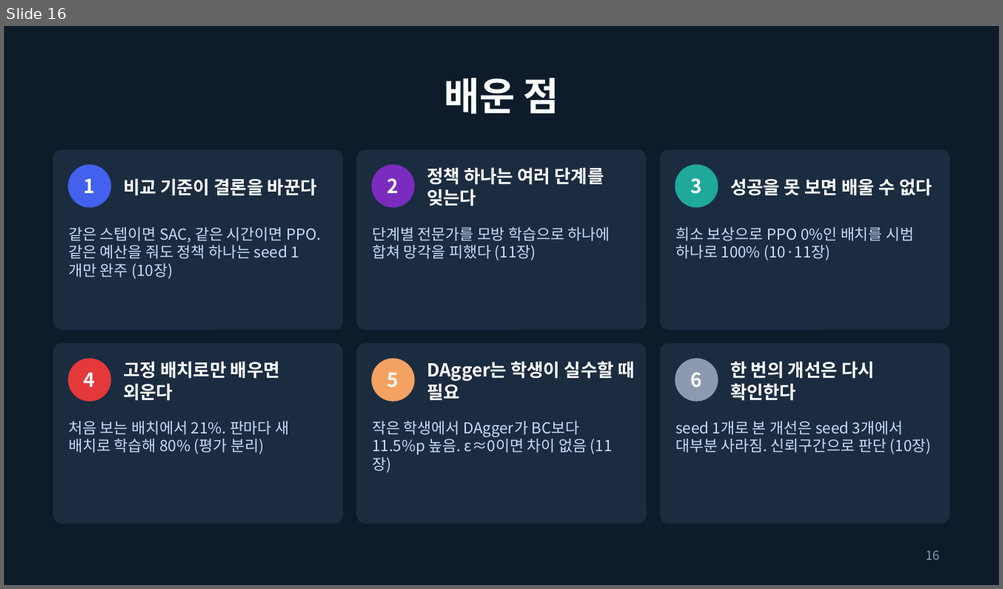
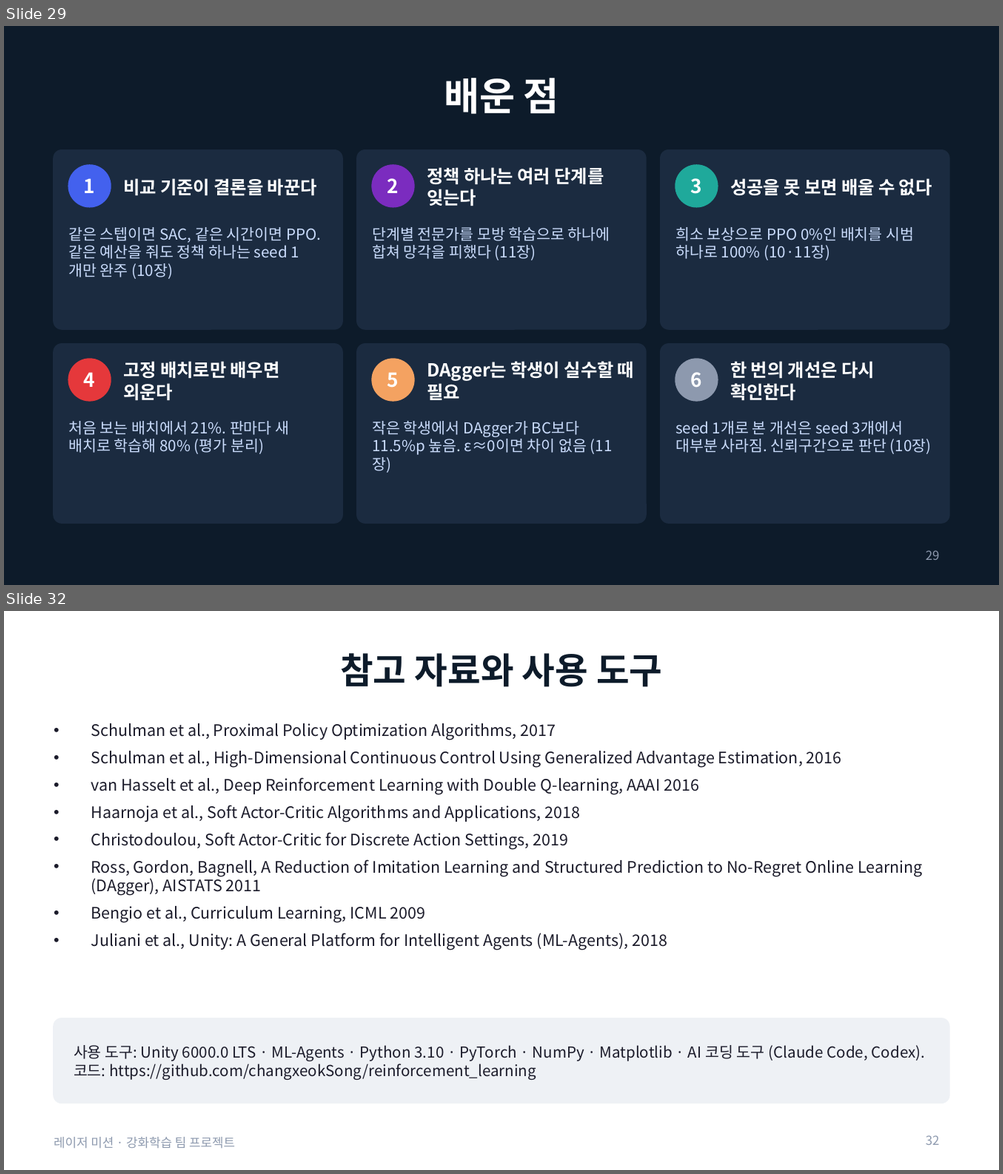
Before and after one commit to changxeokSong/reinforcement_learning, a slide deck: docs/LaserMission_presentation.pptx. Shown one above the other, each under a label of ours: slide 16 before the commit, slides 29 and 32 after it; the slides between them are not shown. The pictures are 1003x589 and 1003x1174 pixels, drawn with LibreOffice and Linux fonts; fonts in the diff are those of the drawing. Boxes give left, top, right and bottom in pixels: in the first picture for what was removed or moved away, otherwise in the second. Text is boxed around its words. In the diff, an @@ line names an element or a change of style, - is before the commit and + after.

Commit message:
레이저 발표 자료 보강: 목표, 단계 구성, State·Action·Reward, 알고리즘·하이퍼파라미터, 구현 검증, 평가 지표, 실험 목록, 최종 빌드 재비교, 6단계 설계 수정과 충돌 예측, 기여, 참고 자료 (32장)

```diff
--- a/docs/LaserMission_presentation.pptx
+++ b/docs/LaserMission_presentation.pptx
@@ slide 32 added at <box>4,611,999,1170</box>, background #FFFFFF @@
@@ title added at <box>340,653,662,687</box>, 26 pt, text #0D1B2A, bold @@
+참고 자료와 사용 도구
@@ text added at <box>91,723,922,951</box>, 11.5 pt, text #1B1B2A @@
+• Schulman et al., Proximal Policy Optimization Algorithms, 2017
+• Schulman et al., High-Dimensional Continuous Control Using Generalized Advantage Estimation, 2016
+• van Hasselt et al., Deep Reinforcement Learning with Double Q-learning, AAAI 2016
+• Haarnoja et al., Soft Actor-Critic Algorithms and Applications, 2018
+• Christodoulou, Soft Actor-Critic for Discrete Action Settings, 2019
+• Ross, Gordon, Bagnell, A Reduction of Imitation Learning and Structured Prediction to No-Regret Online Learning (DAgger), AISTATS 2011
+• Bengio et al., Curriculum Learning, ICML 2009
+• Juliani et al., Unity: A General Platform for Intelligent Agents (ML-Agents), 2018
@@ rounded rectangle added at <box>54,1019,949,1103</box>, fill #EEF1F5, outline #EEF1F5 1 pt @@
@@ text added at <box>74,1045,925,1080</box>, 11 pt, text #1B1B2A @@
+사용 도구: Unity 6000.0 LTS · ML-Agents · Python 3.10 · PyTorch · NumPy · Matplotlib · AI 코딩 도구 (Claude Code, Codex). 코드: https://github.com/changxeokSong/reinforcement_learning
@@ text added at <box>54,1137,235,1148</box>, 9 pt, text #8D99AE @@
+레이저 미션 · 강화학습 팀 프로젝트
@@ page number added at <box>925,1136,939,1145</box>, 9 pt, text #8D99AE @@
+32
@@ what was slide 16 is now slide 29 @@
@@ page number at <box>925,551,939,560</box>: text changed @@
-16
+29
```
Also in this commit, not shown: 7 slides changed, 14 other slides added, 3 other files.
